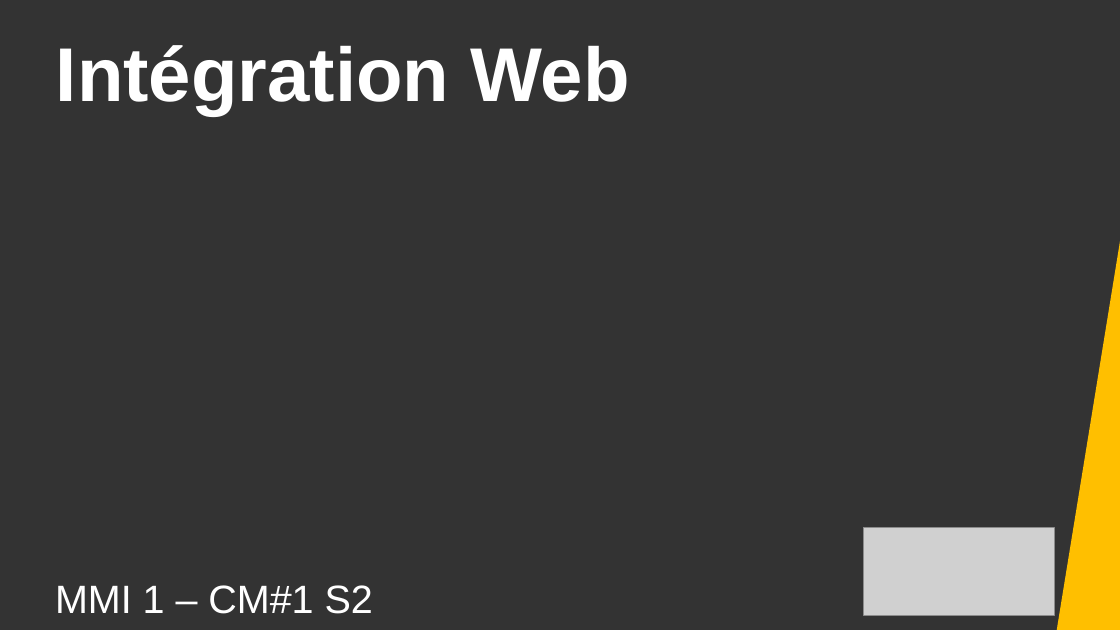
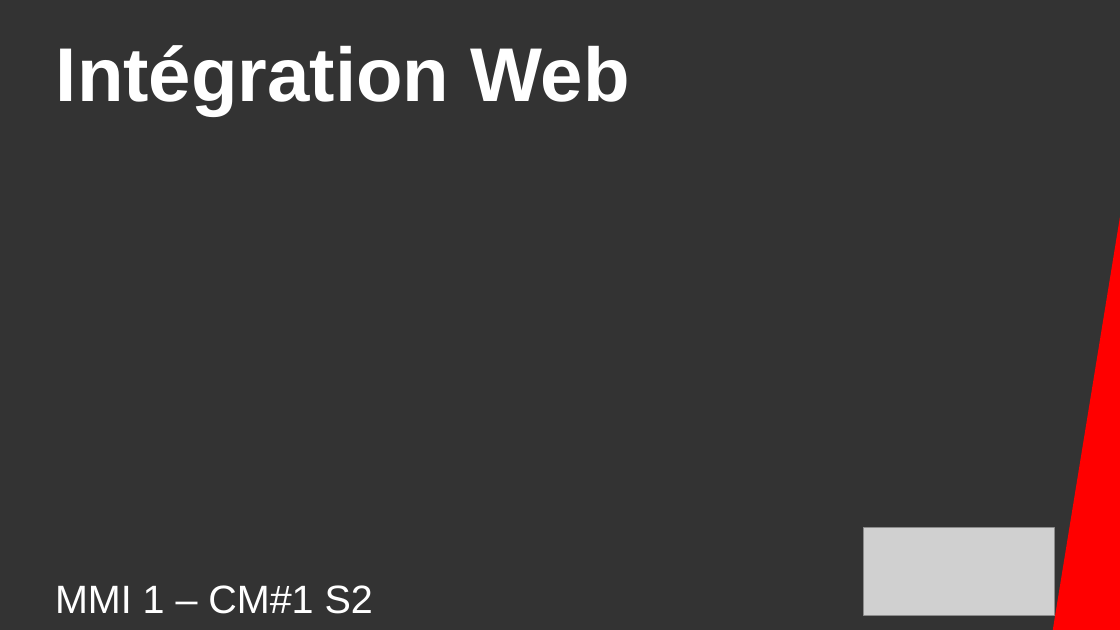
Before and after one commit to DanYellow/cours, a slide deck: slide 1 of integration-web-s2/cours-magistraux/numero-1/presentation.odp. Drawn at 1120x630 pixels with LibreOffice and Linux fonts; fonts in the diff are those of the drawing; grey boxes stand for pictures. Boxes give left, top, right and bottom in pixels: in the first picture for what was removed or moved away, otherwise in the second. Text is boxed around its words. In the diff, an @@ line names an element or a change of style, - is before the commit and + after.

```diff
--- a/integration-web-s2/cours-magistraux/numero-1/presentation.odp
+++ b/integration-web-s2/cours-magistraux/numero-1/presentation.odp
@@ rectangle at bbox=[1046, 197, 1120, 630]: fill #FFBF00 to #FF0000 @@
```
Also in this commit, not shown: 14 slides added, 21 slides removed, 10 other files.
